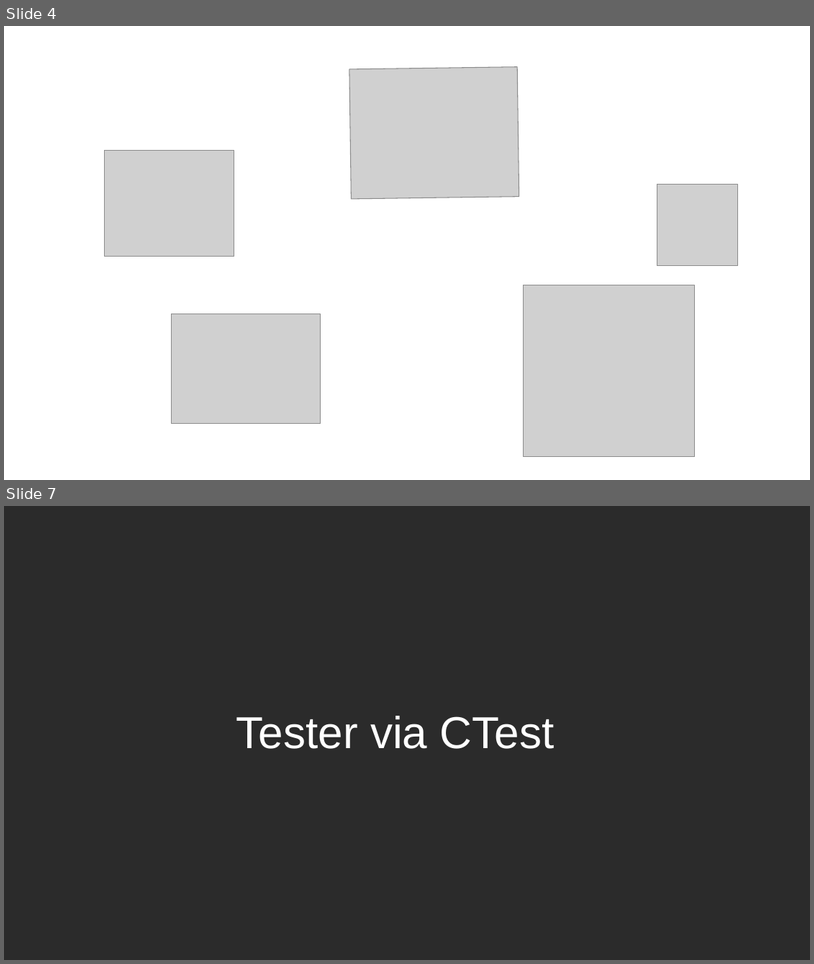
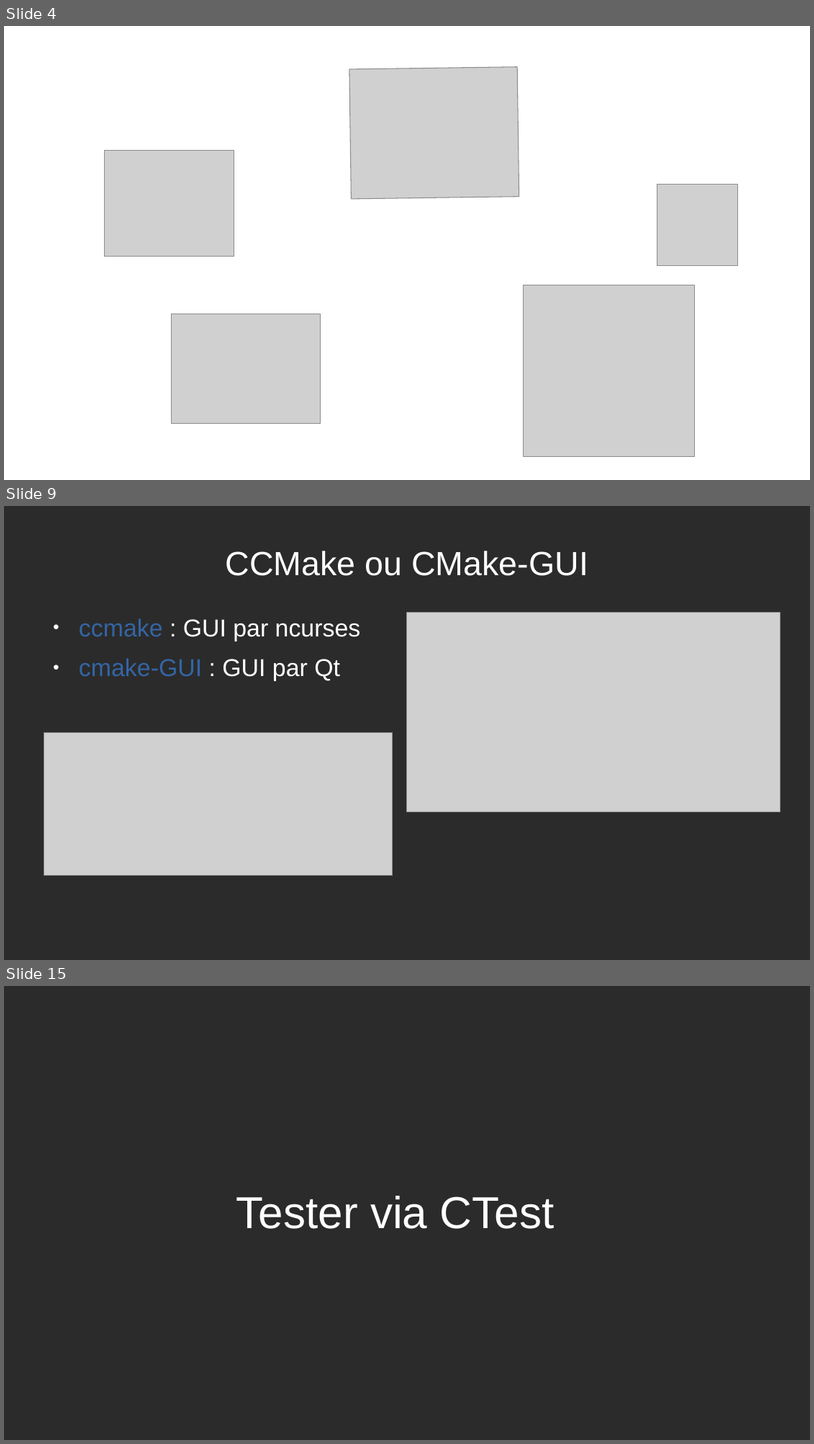
Before and after one commit to joeBlinx/Presentation_CMake, a slide deck: Presentation_CMake.odp. Shown one above the other, each under a label of ours: slides 4 and 7 before the commit, slides 4, 9 and 15 after it; the slides between them are not shown. The pictures are 814x964 and 814x1444 pixels, drawn with LibreOffice and Linux fonts; fonts in the diff are those of the drawing; grey boxes stand for pictures; background and template pictures are left out; a plain dark background stands for a picture behind light text. Boxes give left, top, right and bottom in pixels: in the first picture for what was removed or moved away, otherwise in the second. Text is boxed around its words. In the diff, an @@ line names an element or a change of style, - is before the commit and + after.

```diff
--- a/Presentation_CMake.odp
+++ b/Presentation_CMake.odp
@@ slide 9 added at <box>4,506,810,960</box>, background picture (left out) @@
@@ title added at <box>226,551,589,576</box>, 33 pt, text #FFFFFF @@
+CCMake ou CMake-GUI
@@ picture added at <box>407,612,780,812</box> @@
@@ text added at <box>79,618,361,681</box>, 24 pt, text #FFFFFF @@
+● ccmake : GUI par ncurses
+● cmake-GUI : GUI par Qt
@@ picture added at <box>44,733,393,875</box> @@
@@ what was slide 7 is now slide 15 @@
```
Also in this commit, not shown: 3 slides changed, 7 other slides added, 2 other files.
